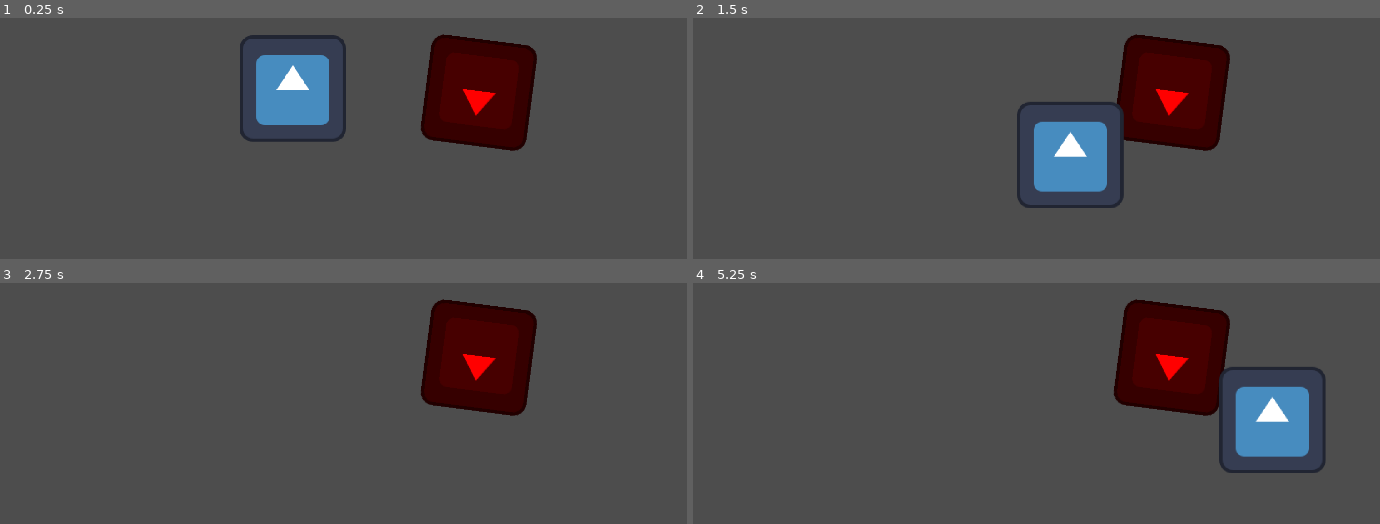
Above: before the commit, frames 1-4 (two rows, left to right).
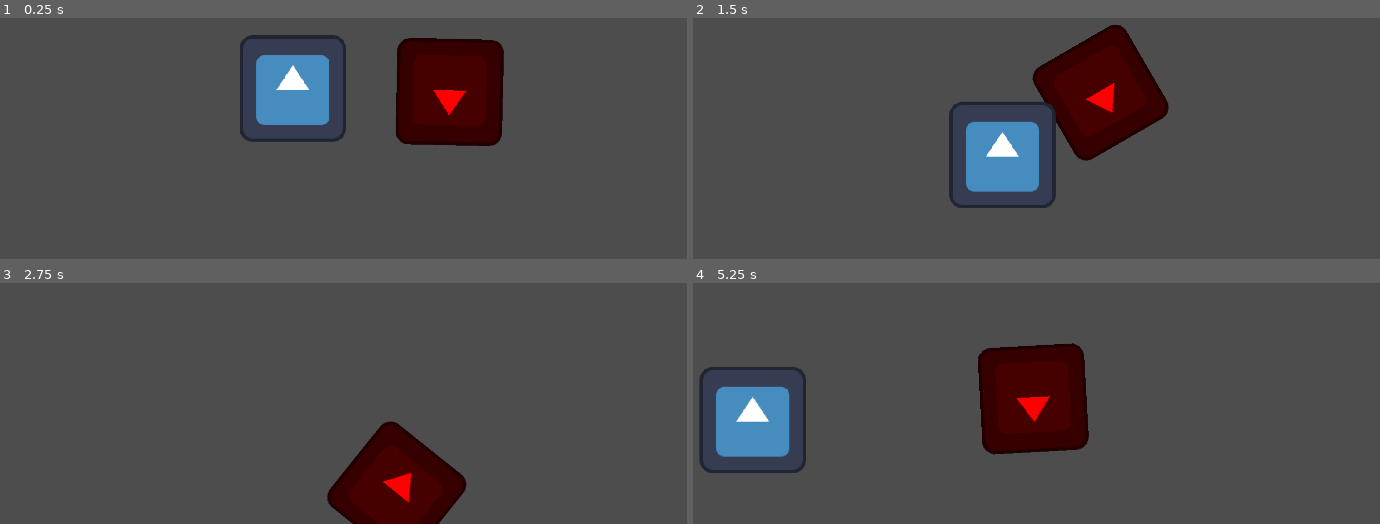
Above: after the commit, the same moments.

Repository: Auseawesome/a-gneiss-expedition
Game: Godot game, scene res://Scenes/Test.tscn
Same seed, same stepped clock (60 frames per second), same inputs: the game is played once before the commit and once after it. This scene is started directly instead of the project's main scene. The engine's default icon, where the game draws it, is replaced by a stand-in: a white triangle on a blue panel in a dark square.
Inputs:
- Up to frame 1 (0.25 s): no input
- Up to frame 2 (1.5 s): hold Right (ui_right) 0.53-1.28 s; tap Enter at 1.25 s; hold Down (ui_down) from 1.28 s (still down)
- Up to frame 3 (2.75 s): release Down (ui_down) at 2.03 s; hold Right (ui_right) from 2.03 s (still down)
- Up to frame 4 (5.25 s): release Right (ui_right) at 2.78 s; hold Up (ui_up) 2.78-3.53 s; hold Left (ui_left) 3.53-5.03 s; hold Down (ui_down) from 5.03 s (still down)

The runs differ from the first frame. In frame 1, 4.7% of the frame differs, in the area x 57-79%, y 6-56%; in frame 2, 16%; in frame 3, 12%; in frame 4, 21%, in the area x 0-93%, y 6-79%.

Commit message:
Goblin bounce mechanic

Diff:
--- a/Scripts/goblin.gd
+++ b/Scripts/goblin.gd
@@ -11,11 +11,14 @@
 	raycast.enabled = true
 	raycast.add_exception(self)
 
-func _physics_process(_delta):
+func _physics_process(delta):
 	var direction = (target.global_position - global_position).normalized()
-	raycast.target_position = direction * 300
-	raycast.force_raycast_update()
-	if raycast.is_colliding():
-		velocity = direction * speed
-		look_at(raycast.target_position)
-		move_and_slide()
+	#raycast.target_position = direction * 300
+	#raycast.force_raycast_update()
+	#if raycast.is_colliding():
+	velocity = direction * speed
+	look_at(target.global_position)
+	var collision = move_and_collide(velocity * delta)
+	if(collision):
+		velocity.bounce(collision.get_normal())
+		move_and_collide(velocity * delta * 20)
Not shown, added: Scenes/Test.tscn9643279108.tmp
